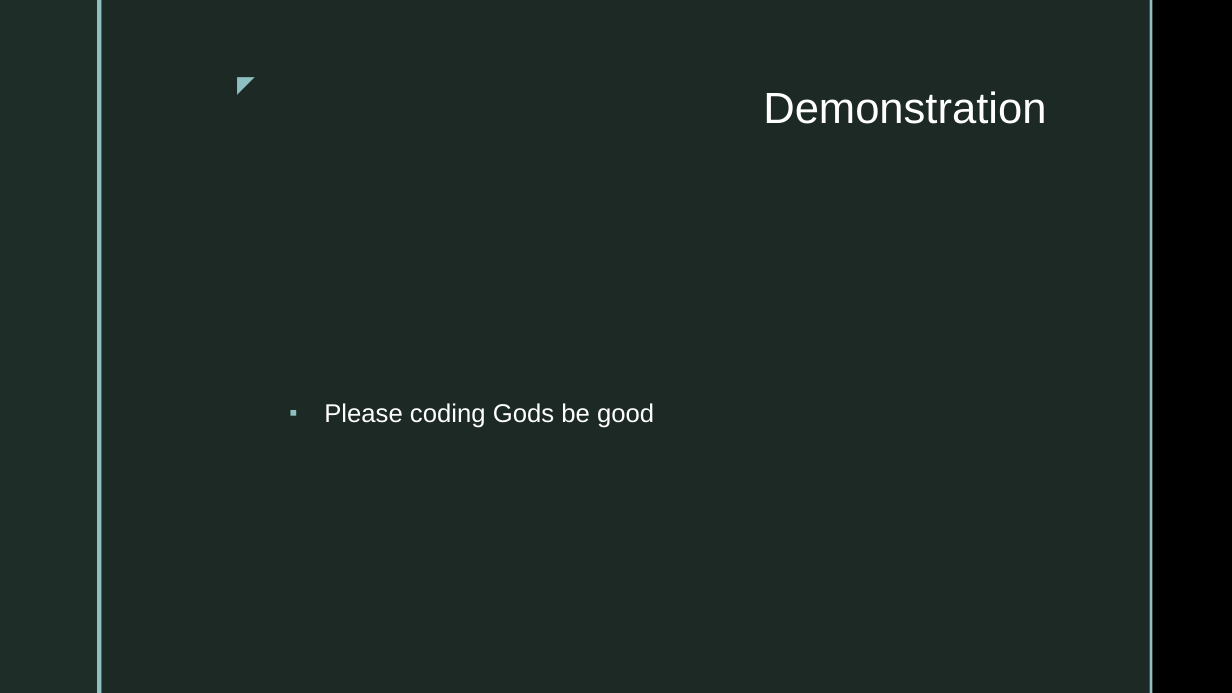
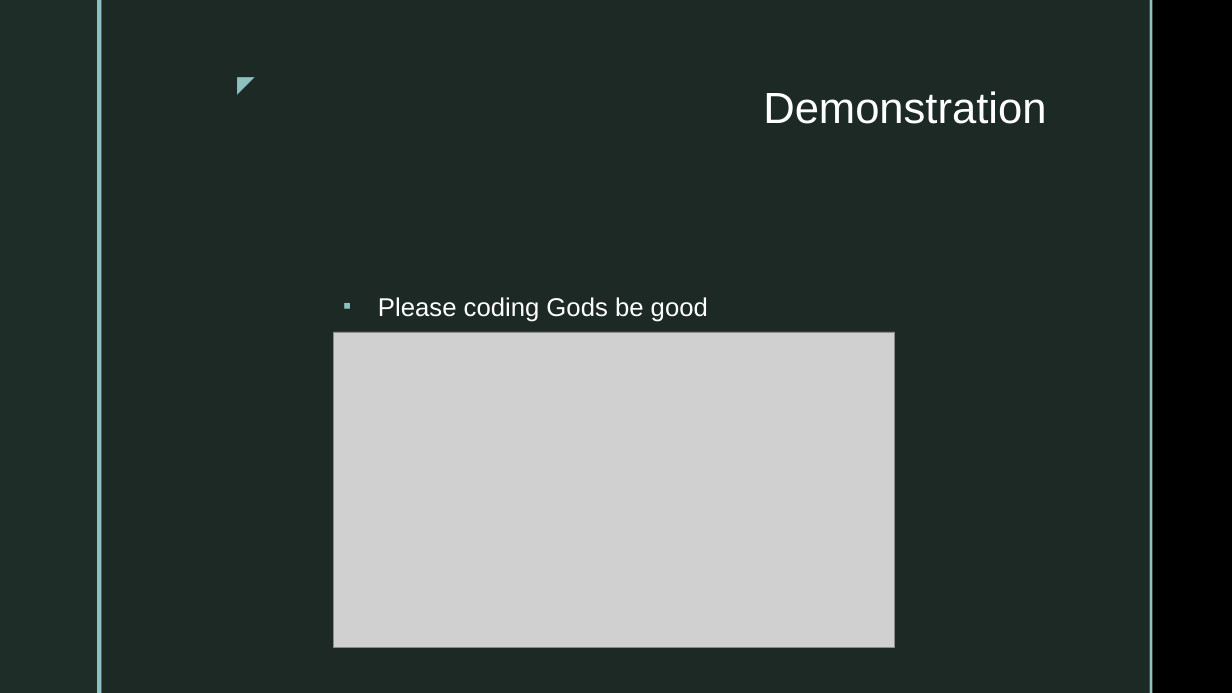
Before and after one commit to DannyBruzz/Project_4_Capstone, a slide deck: slide 6 of Project_4_pp.pptx. Drawn at 1232x693 pixels with LibreOffice and Linux fonts; fonts in the diff are those of the drawing; grey boxes stand for pictures; background and template pictures are left out. Boxes give left, top, right and bottom in pixels: in the first picture for what was removed or moved away, otherwise in the second. Text is boxed around its words. In the diff, an @@ line names an element or a change of style, - is before the commit and + after.

```diff
--- a/Project_4_pp.pptx
+++ b/Project_4_pp.pptx
@@ text "Please coding Gods be good": place and size @@
-text "Please coding Gods be good" at <box>324,403,654,428</box>
+text "Please coding Gods be good" at <box>378,297,708,322</box>
@@ picture added at <box>334,332,895,647</box> @@
```
Also in this commit, not shown: 6 other slides changed, 1 other file.
